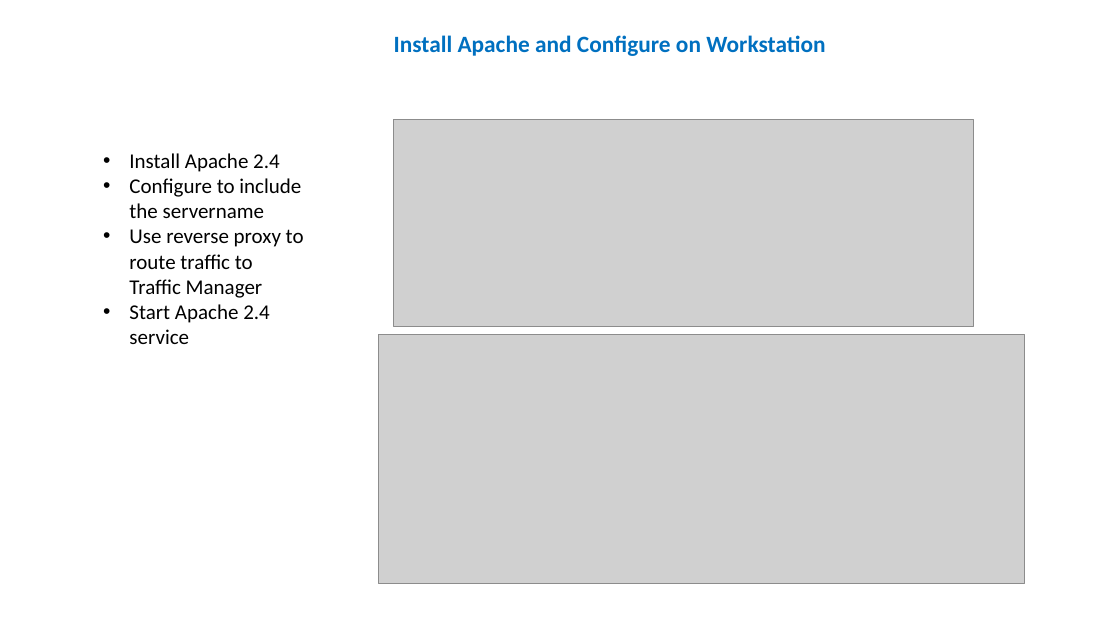
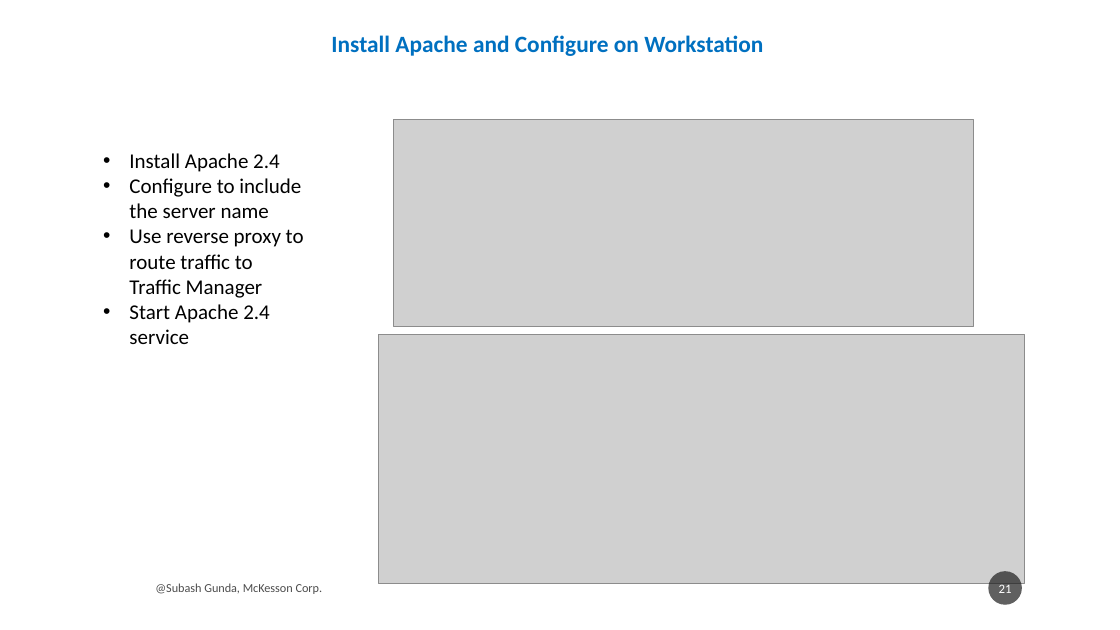
Before and after one commit to subhashgunda/deepazuremck, a slide deck: slide 21 of AzureTrafficManager_SubhashGunda.pptx. Drawn at 1120x630 pixels with LibreOffice and Linux fonts; fonts in the diff are those of the drawing; grey boxes stand for pictures. Boxes give left, top, right and bottom in pixels: in the first picture for what was removed or moved away, otherwise in the second. Text is boxed around its words. In the diff, an @@ line names an element or a change of style, - is before the commit and + after.

```diff
--- a/AzureTrafficManager_SubhashGunda.pptx
+++ b/AzureTrafficManager_SubhashGunda.pptx
@@ text "Install Apache and Configure on ...": place and size @@
-text "Install Apache and Configure on ..." at bbox=[394, 35, 825, 56]
+text "Install Apache and Configure on ..." at bbox=[331, 35, 763, 56]
@@ text at bbox=[129, 178, 301, 218]: spaces changed @@
-• Configure to include the servername
+• Configure to include the server name
@@ text added at bbox=[155, 583, 323, 594], 10.5 pt, text #000000 at 70% opacity @@
+@Subash Gunda, McKesson Corp.
@@ page number added at bbox=[989, 571, 1023, 605], fill #1D1D1D at 70% opacity, 11 pt, text #FFFFFF @@
+21
```
Also in this commit, not shown: 22 other slides changed, 6 slides added, 2 slides removed, 1 other file.
